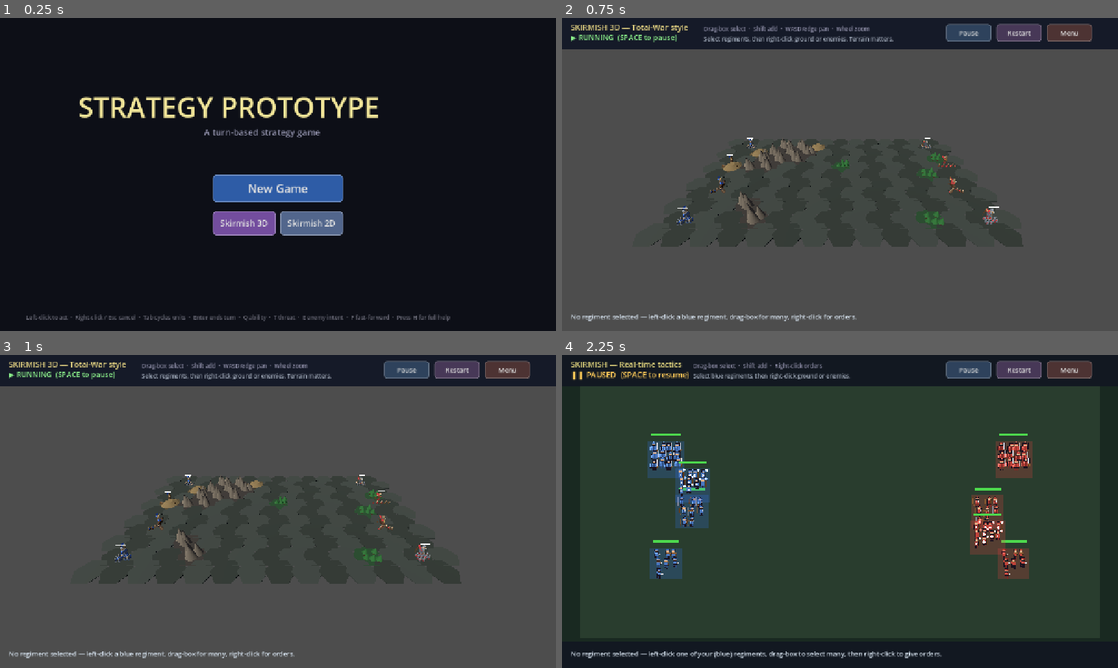
Above: before the commit, frames 1-4 (two rows, left to right).
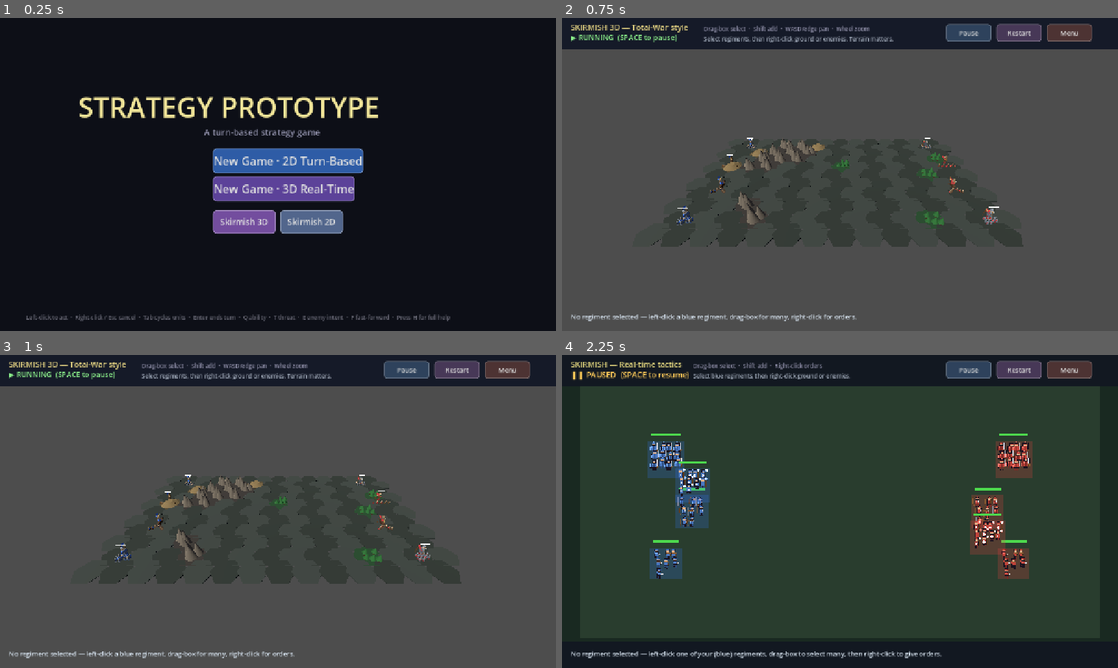
Above: after the commit, the same moments.

Repository: kabuumu/strategy-prototype
Game: Godot game, scene res://src/title/title.tscn
Two runs of this game, one before a commit and one after it. Both use one fixed random seed, a clock stepped at 60 frames per second and the inputs below.
Inputs:
- Up to frame 1 (0.25 s): no input
- Up to frame 2 (0.75 s): click "Skirmish 3D" at 0.5 s
- Up to frame 3 (1 s): no input
- Up to frame 4 (2.25 s): click "Menu" at 1.25 s; click "Skirmish 2D" at 2 s

The runs differ from the first frame. In frame 1, 5.0% of the frame differs, in the area x 38-66%, y 41-70%; in frame 2, nothing differs; in frame 3, nothing differs; in frame 4, nothing differs.

Commit message:
Choose battle style at New Game: 2D turn-based or 3D real-time
Title now offers two New Game buttons — "2D Turn-Based" (hex tactics) and
"3D Real-Time" (skirmish). The choice sets GameManager.battle_mode, which is
persisted in the run save, and level_select routes each campaign battle to
battle.tscn or skirmish3d.tscn accordingly. Continue keeps the run's mode.
Standalone Skirmish buttons unchanged.

Co-Authored-By: Claude Opus 4.8 <noreply@anthropic.com>

Diff:
--- a/src/game_manager.gd
+++ b/src/game_manager.gd
@@ -163,6 +163,7 @@
 var player_roster: Array[Dictionary] = []
 var gold: int = 0
 var relics: Array[String] = []   # owned relic ids (run-long passives)
+var battle_mode: String = "2d"   # how campaign battles play: "2d" hex turn-based / "3d" real-time
 var current_tier: int = 0
 var last_chosen_index: int = -1
 var map_data: Array = []
@@ -285,6 +286,7 @@
 	cfg.set_value("run", "map_data", map_data)
 	cfg.set_value("run", "battles_won", battles_won)
 	cfg.set_value("run", "boss_id", boss_id)
+	cfg.set_value("run", "battle_mode", battle_mode)
 	cfg.save(RUN_SAVE_PATH)
 
 # Load a saved run into the live state. Returns false if no valid save exists.
@@ -308,6 +310,7 @@
 	map_data          = raw_map
 	battles_won       = int(cfg.get_value("run", "battles_won", 0))
 	boss_id           = str(cfg.get_value("run", "boss_id", "warlord"))
+	battle_mode       = str(cfg.get_value("run", "battle_mode", "2d"))
 	pending_battle_tier = 0
 	pending_battle_elite = false
 	return true
--- a/src/level_select/level_select.gd
+++ b/src/level_select/level_select.gd
@@ -346,9 +346,12 @@
 		"battle", "elite_battle":
 			GameManager.pending_battle_tier  = tier
 			GameManager.pending_battle_elite = node_data["type"] == "elite_battle"
-			# Campaign battles are fought as 3D skirmishes using your roster.
-			GameManager.pending_skirmish = true
-			get_tree().change_scene_to_file("res://src/skirmish3d/skirmish3d.tscn")
+			# Route to the run's chosen battle style.
+			if GameManager.battle_mode == "3d":
+				GameManager.pending_skirmish = true
+				get_tree().change_scene_to_file("res://src/skirmish3d/skirmish3d.tscn")
+			else:
+				get_tree().change_scene_to_file("res://src/battle/battle.tscn")
 		"gain_unit":
 			_show_unit_select_popup()
 		"shop":
--- a/src/title/title.gd
+++ b/src/title/title.gd
@@ -32,19 +32,24 @@
 	# Continue (only when a run is saved) + New Game buttons
 	# -----------------------------------------------------------------------
 	var has_save: bool = GameManager.has_saved_run()
-	var new_game_y: float = 360.0
+	var y: float = 300.0
 	if has_save:
-		_add_menu_button("Continue Run", Vector2(490.0, 318.0), Vector2(300.0, 64.0),
+		_add_menu_button("Continue Run", Vector2(490.0, y), Vector2(300.0, 60.0),
 			Color(0.20, 0.55, 0.32), _on_continue)
-		new_game_y = 396.0
-	_add_menu_button("New Game", Vector2(490.0, new_game_y), Vector2(300.0, 64.0),
-		Color(0.18, 0.36, 0.65), _on_new_game)
+		y += 70.0
+
+	# New run — pick how campaign battles are fought
+	_add_menu_button("New Game · 2D Turn-Based", Vector2(490.0, y), Vector2(300.0, 58.0),
+		Color(0.18, 0.36, 0.65), _on_new_game_2d)
+	y += 64.0
+	_add_menu_button("New Game · 3D Real-Time", Vector2(490.0, y), Vector2(300.0, 58.0),
+		Color(0.36, 0.26, 0.60), _on_new_game_3d)
+	y += 78.0
 
 	# Skirmishes are self-contained battle modes, no campaign state touched.
-	var skirmish_y: float = new_game_y + 84.0
-	_add_menu_button("Skirmish 3D", Vector2(490.0, skirmish_y), Vector2(145.0, 56.0),
+	_add_menu_button("Skirmish 3D", Vector2(490.0, y), Vector2(145.0, 54.0),
 		Color(0.45, 0.30, 0.62), _on_skirmish_3d)
-	_add_menu_button("Skirmish 2D", Vector2(645.0, skirmish_y), Vector2(145.0, 56.0),
+	_add_menu_button("Skirmish 2D", Vector2(645.0, y), Vector2(145.0, 54.0),
 		Color(0.32, 0.40, 0.55), _on_skirmish_2d)
 
 	var hint := Label.new()
@@ -84,10 +89,17 @@
 	s.border_color = color.lightened(0.3)
 	return s
 
-func _on_new_game() -> void:
+func _start_new_game(mode: String) -> void:
 	GameManager.clear_run()   # discard any in-progress run
 	GameManager.reset()
+	GameManager.battle_mode = mode   # "2d" hex turn-based or "3d" real-time
 	get_tree().change_scene_to_file("res://src/level_select/level_select.tscn")
+
+func _on_new_game_2d() -> void:
+	_start_new_game("2d")
+
+func _on_new_game_3d() -> void:
+	_start_new_game("3d")
 
 func _on_continue() -> void:
 	if GameManager.load_run():
Not shown, added: src/ui/ui_theme.gd.uid
